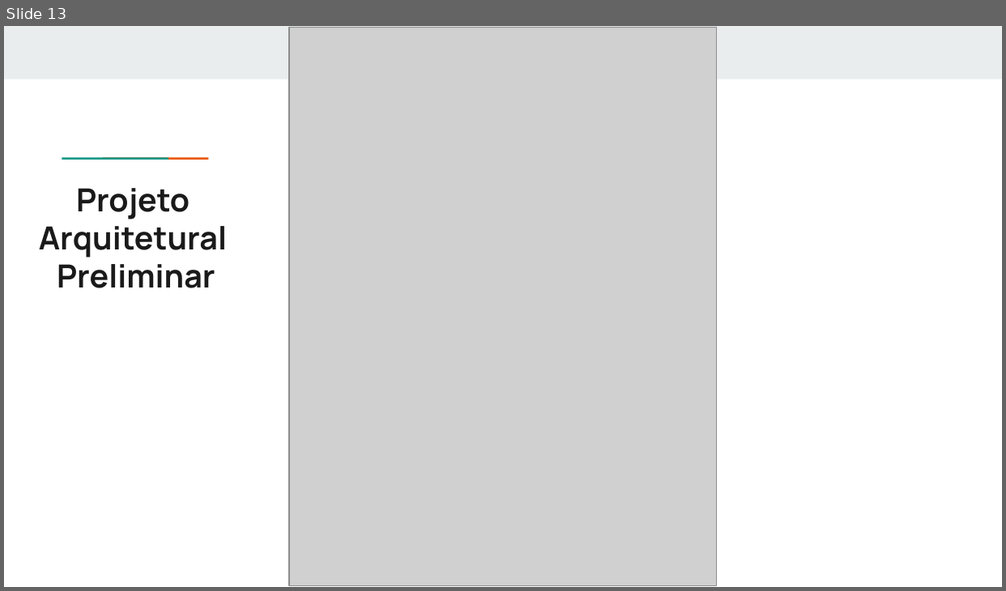
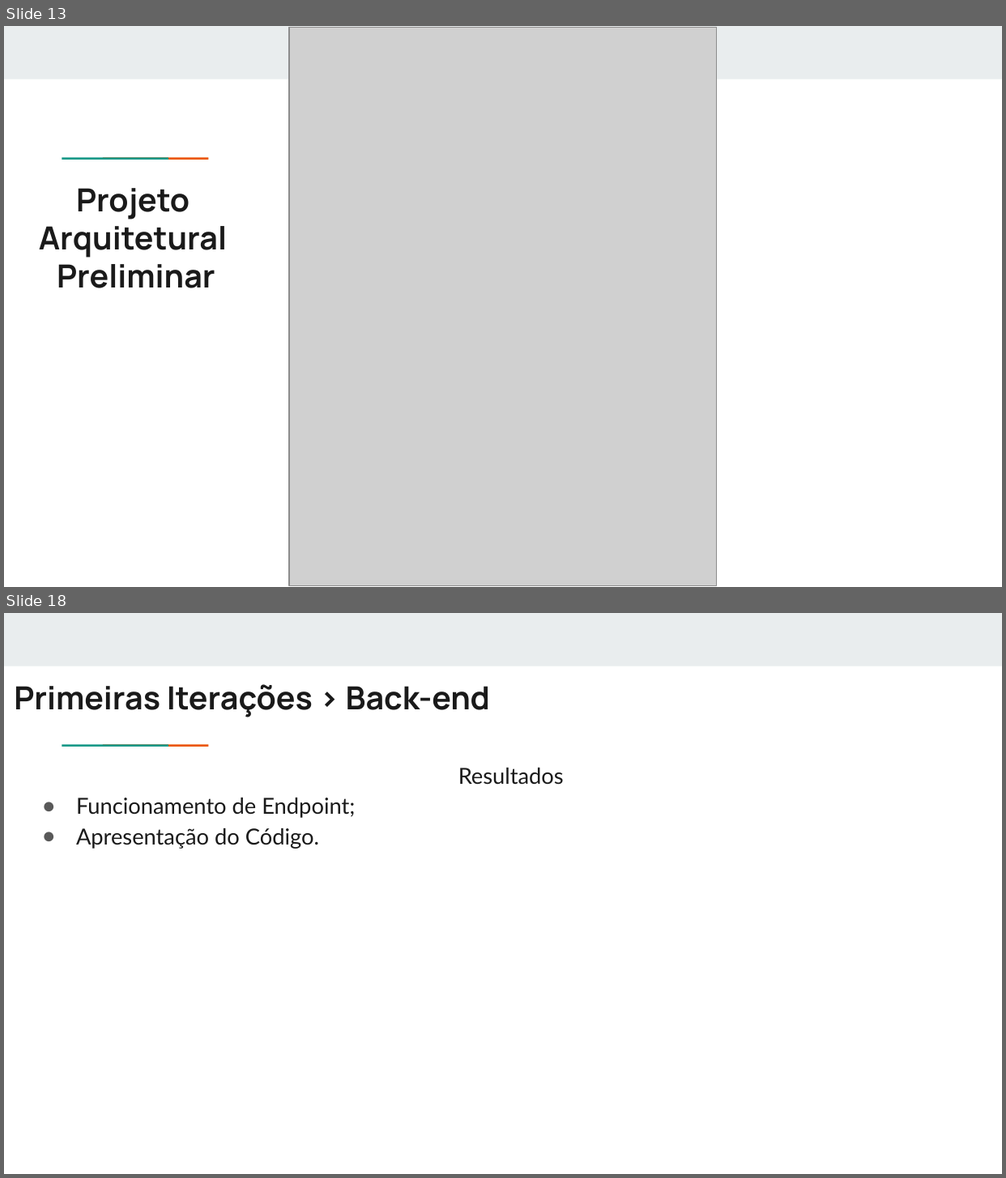
Before and after one commit to MaxCosta0/engenharia-de-software, a slide deck: src/main/docs/ApresentacaoSGH.pptx. Shown one above the other, each under a label of ours: slide 13 before the commit, slides 13 and 18 after it; the slides between them are not shown. The pictures are 1006x591 and 1006x1178 pixels, drawn with LibreOffice and Linux fonts; fonts in the diff are those of the drawing; grey boxes stand for pictures. Boxes give left, top, right and bottom in pixels: in the first picture for what was removed or moved away, otherwise in the second. Text is boxed around its words. In the diff, an @@ line names an element or a change of style, - is before the commit and + after.

```diff
--- a/src/main/docs/ApresentacaoSGH.pptx
+++ b/src/main/docs/ApresentacaoSGH.pptx
@@ slide 18 added at bbox=[4, 613, 1002, 1174], background #FFFFFF; not listed: 3 template elements that a slide beside it also shows @@
@@ title added at bbox=[14, 684, 490, 717], 23 pt, text #1A1A1A, bold @@
+Primeiras Iterações > Back-end
@@ text added at bbox=[76, 768, 564, 849], 16 pt, text #1A1A1A @@
+Resultados
+● Funcionamento de Endpoint;
+● Apresentação do Código.
```
Also in this commit, not shown: 5 other slides added, 6 other files.
